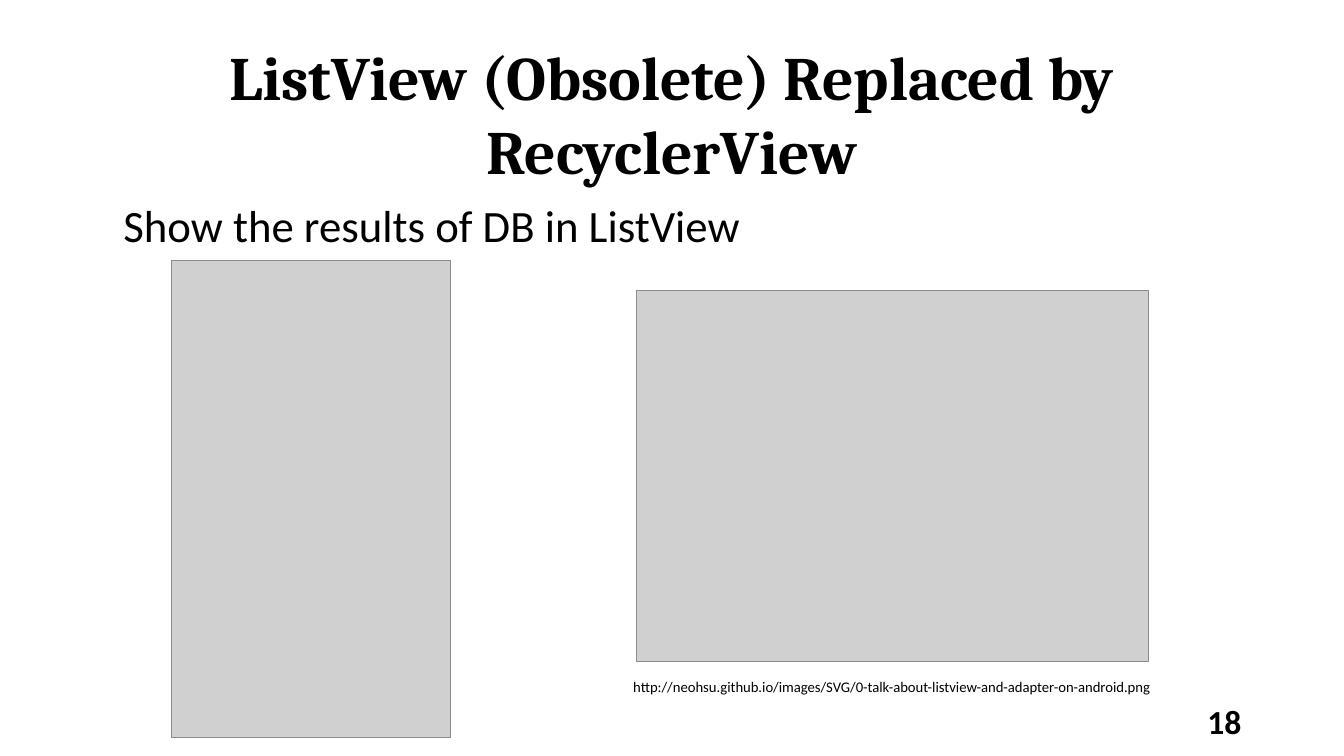
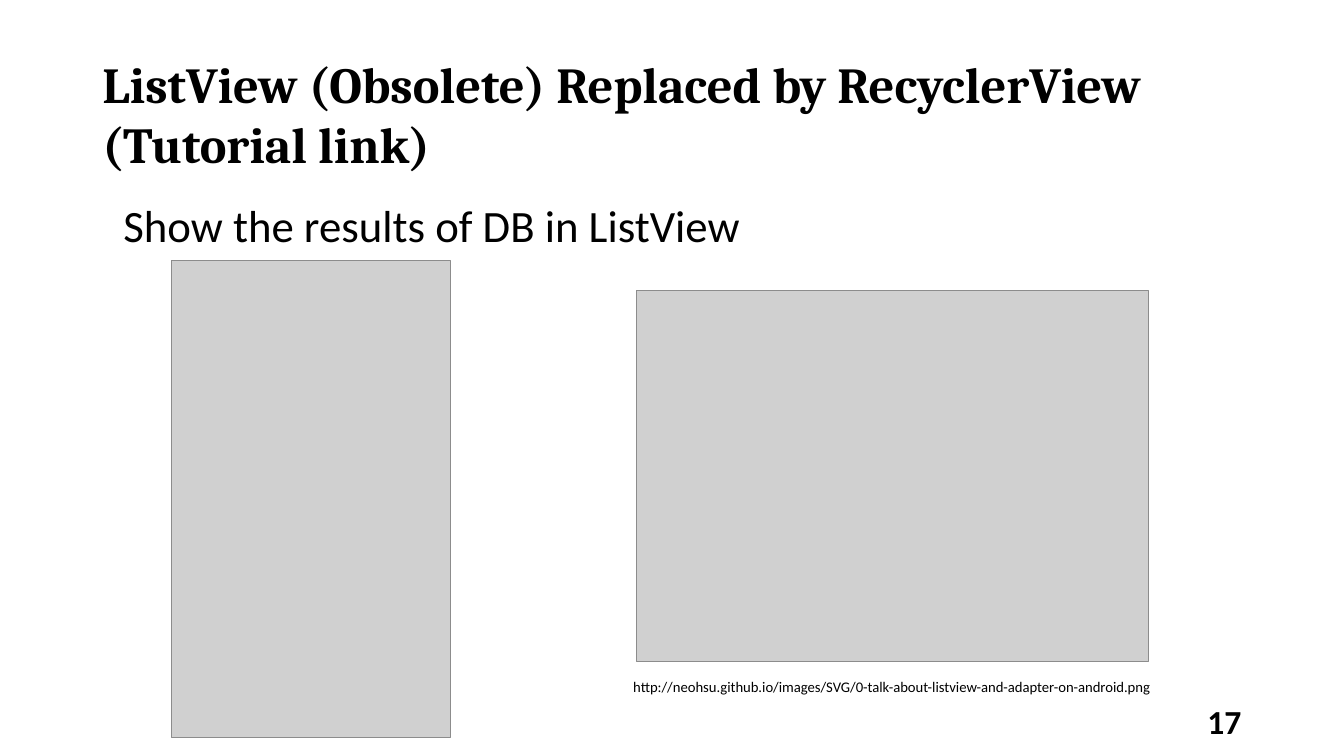
Before and after one commit to varanee/Course, a slide deck: slide 17 of Mobile_App_Dev/Week7/Lec7.odp (slide 18 before the commit). Drawn at 1344x756 pixels with LibreOffice and Linux fonts; fonts in the diff are those of the drawing; grey boxes stand for pictures. Boxes give left, top, right and bottom in pixels: in the first picture for what was removed or moved away, otherwise in the second. Text is boxed around its words. In the diff, an @@ line names an element or a change of style, - is before the commit and + after.

```diff
--- a/Mobile_App_Dev/Week7/Lec7.odp
+++ b/Mobile_App_Dev/Week7/Lec7.odp
@@ title at <box>102,66,1141,171</box>: text changed; size 44 to 36 pt @@
-ListView (Obsolete) Replaced by RecyclerView
+ListView (Obsolete) Replaced by RecyclerView (Tutorial link)
@@ page number at <box>1207,712,1241,734</box>: text changed @@
-18
+17
```
Also in this commit, not shown: 11 other slides changed, 1 slide added, 1 slide removed, 4 other files.
